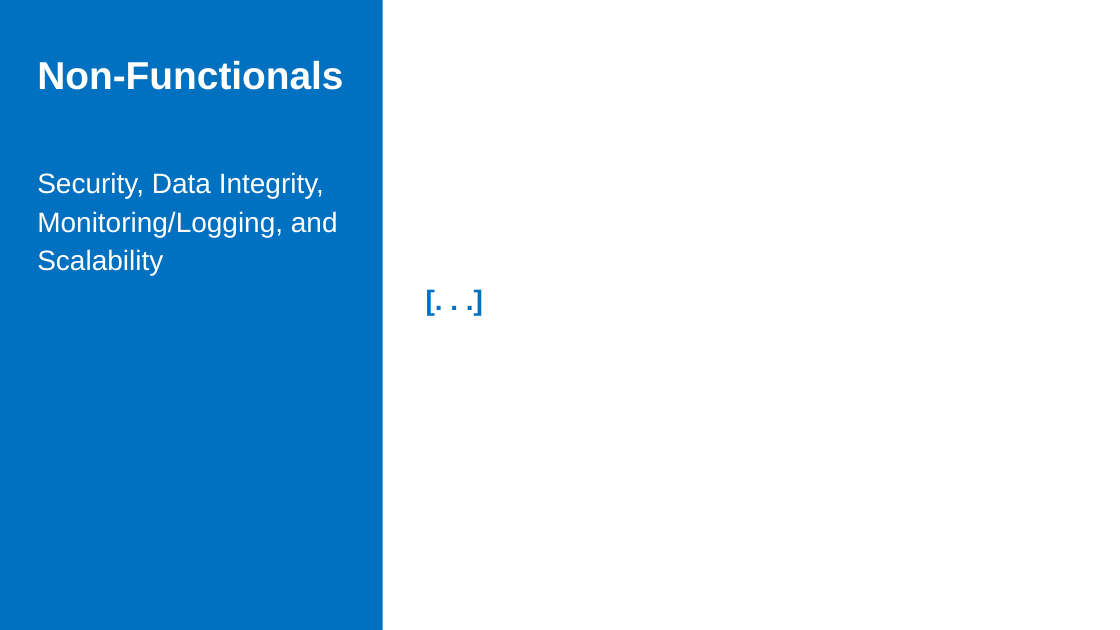
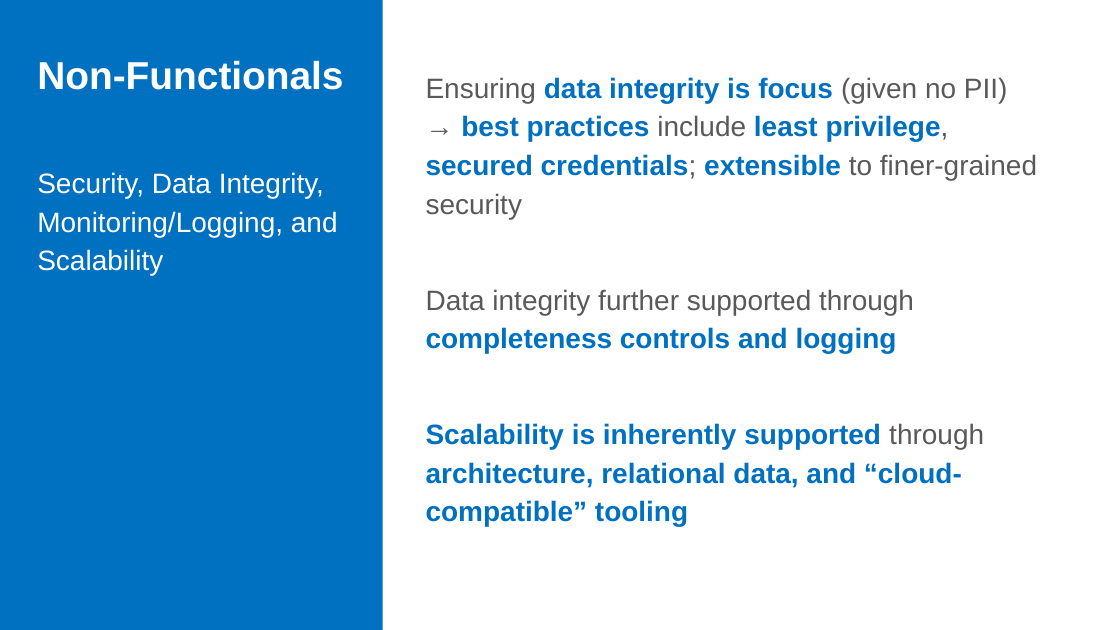
Before and after one commit to lanewhitmore/BIS_Data_Pipeline, a slide deck: slide 7 of docs/ADS507-Team6-Final-Project-Presentation.pptx. Drawn at 1120x630 pixels with LibreOffice and Linux fonts; fonts in the diff are those of the drawing. Boxes give left, top, right and bottom in pixels: in the first picture for what was removed or moved away, otherwise in the second. Text is boxed around its words. In the diff, an @@ line names an element or a change of style, - is before the commit and + after.

```diff
--- a/docs/ADS507-Team6-Final-Project-Presentation.pptx
+++ b/docs/ADS507-Team6-Final-Project-Presentation.pptx
@@ text at <box>426,77,1037,527</box>: text changed @@
-[. . .]
+Ensuring data integrity is focus (given no PII) → best practices include least privilege, secured credentials; extensible to finer-grained security
+Data integrity further supported through completeness controls and logging
+Scalability is inherently supported through architecture, relational data, and “cloud-compatible” tooling
```
Also in this commit, not shown: 1 other slide changed, 7 slides removed, 1 other file.
